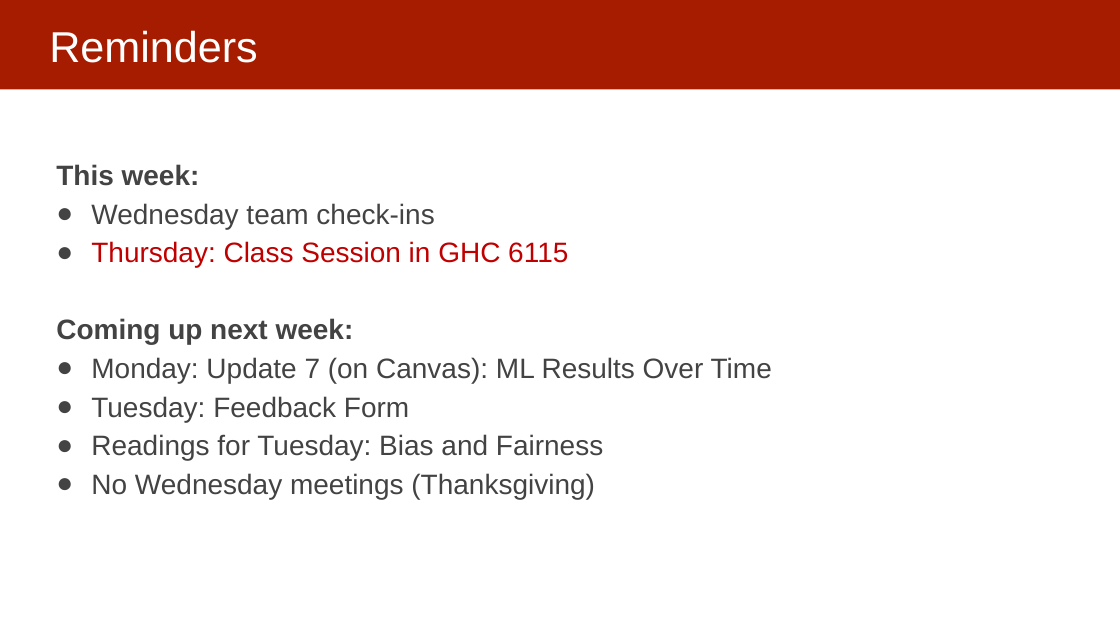
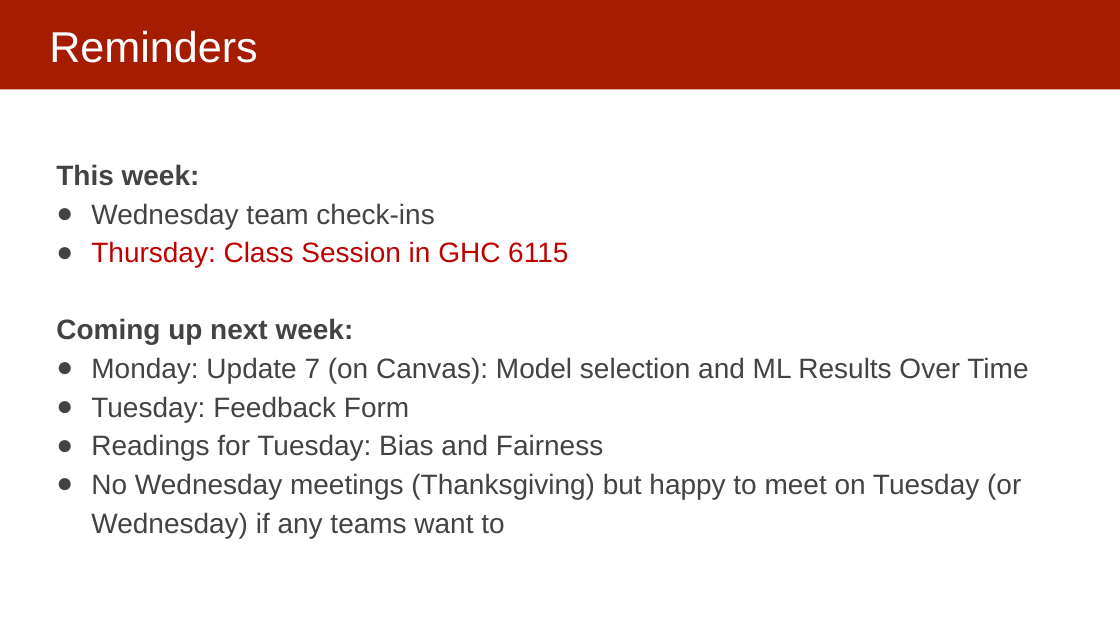
Before and after one commit to dssg/mlforpublicpolicylab, a slide deck: slide 4 of Lectures/16-interpretability-part-1.pptx (slide 2 before the commit). Drawn at 1120x630 pixels with LibreOffice and Linux fonts; fonts in the diff are those of the drawing. Boxes give left, top, right and bottom in pixels: in the first picture for what was removed or moved away, otherwise in the second. Text is boxed around its words. In the diff, an @@ line names an element or a change of style, - is before the commit and + after.

```diff
--- a/Lectures/16-interpretability-part-1.pptx
+++ b/Lectures/16-interpretability-part-1.pptx
@@ text at box(91, 357, 1028, 383): text changed @@
-● Monday: Update 7 (on Canvas): ML Results Over Time
+● Monday: Update 7 (on Canvas): Model selection and ML Results Over Time
@@ text at box(91, 473, 1021, 538): text changed @@
-● No Wednesday meetings (Thanksgiving)
+● No Wednesday meetings (Thanksgiving) but happy to meet on Tuesday (or Wednesday) if any teams want to
```
Also in this commit, not shown: 3 other slides changed, 1 slide added, 1 other file.
